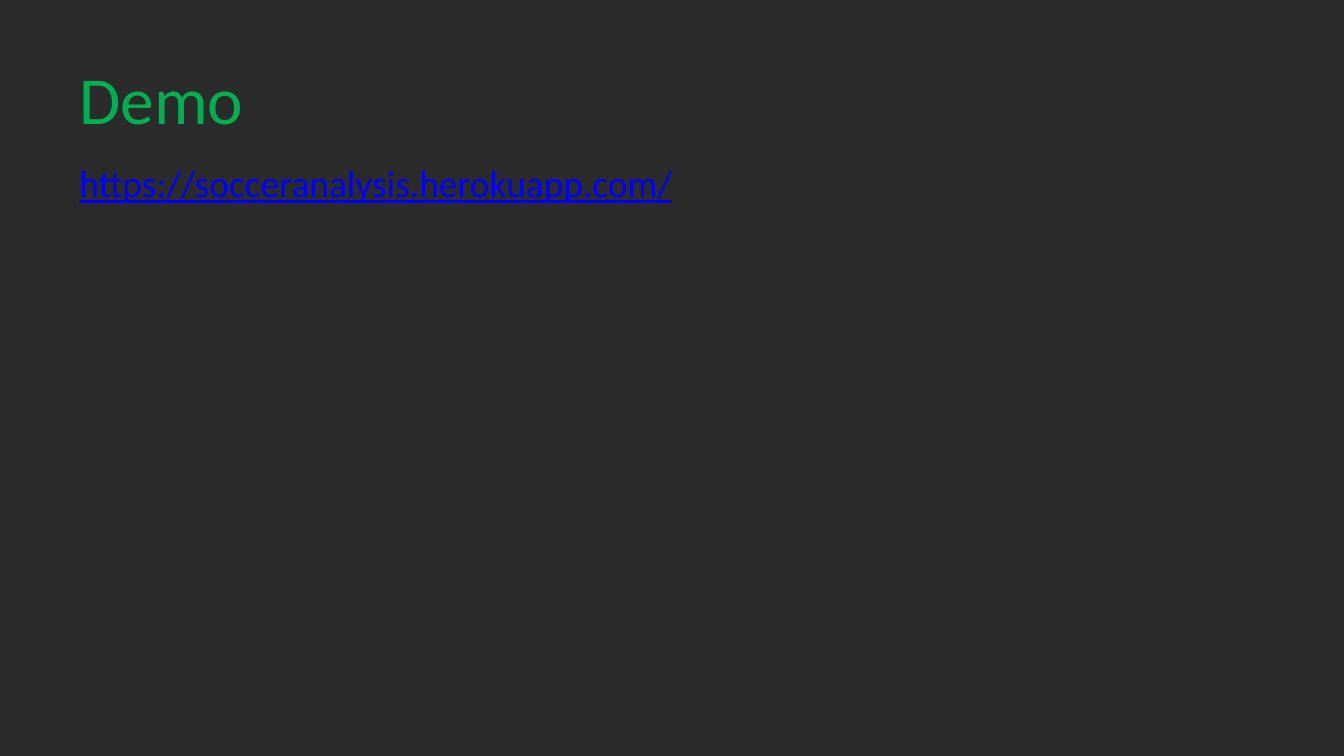
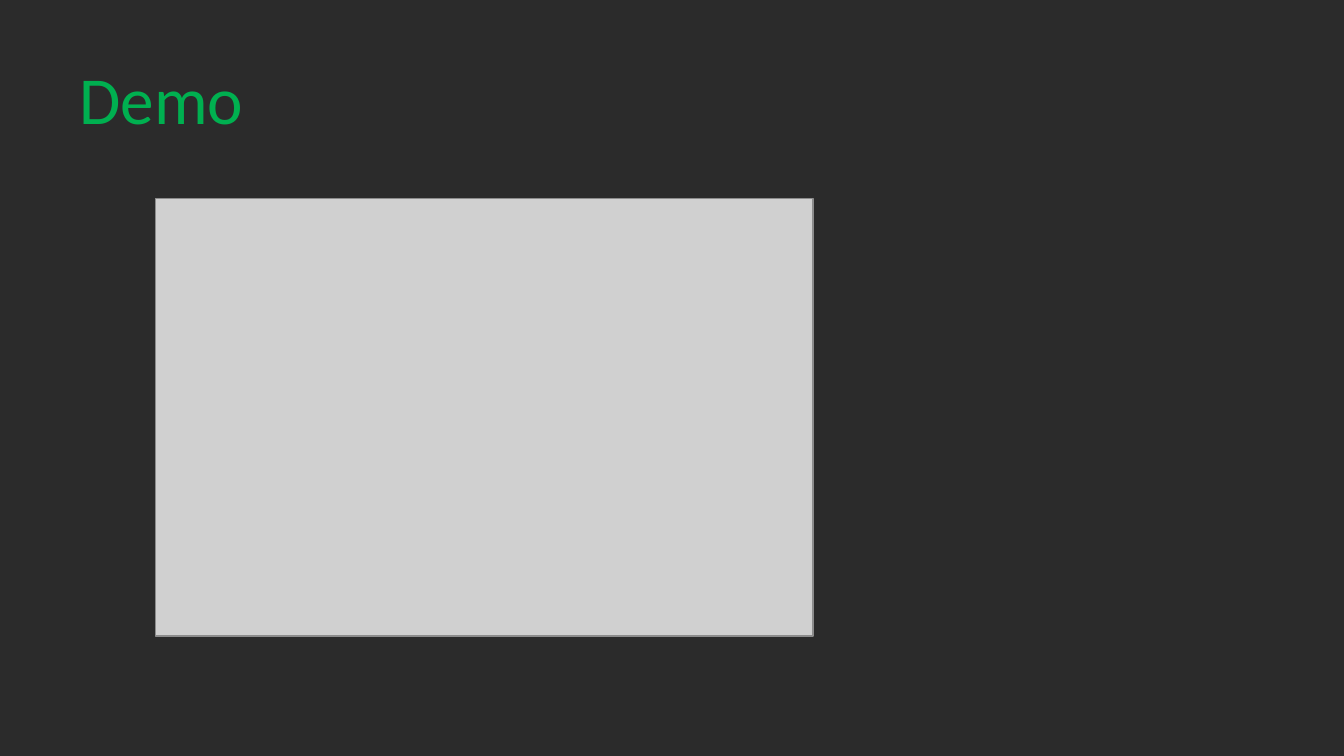
Before and after one commit to Randy0601/Soccer-Analysis, a slide deck: slide 7 of Presentation.pptx. Drawn at 1344x756 pixels with LibreOffice and Linux fonts; fonts in the diff are those of the drawing; grey boxes stand for pictures; background and template pictures are left out; a plain dark background stands for a picture behind light text. Boxes give left, top, right and bottom in pixels: in the first picture for what was removed or moved away, otherwise in the second. Text is boxed around its words. In the diff, an @@ line names an element or a change of style, - is before the commit and + after.

```diff
--- a/Presentation.pptx
+++ b/Presentation.pptx
@@ text removed at bbox=[79, 171, 672, 203] @@
-https://socceranalysis.herokuapp.com/
@@ picture added at bbox=[156, 199, 813, 637] @@
```
Also in this commit, not shown: 1 other slide changed, 1 slide added, 1 slide removed.
